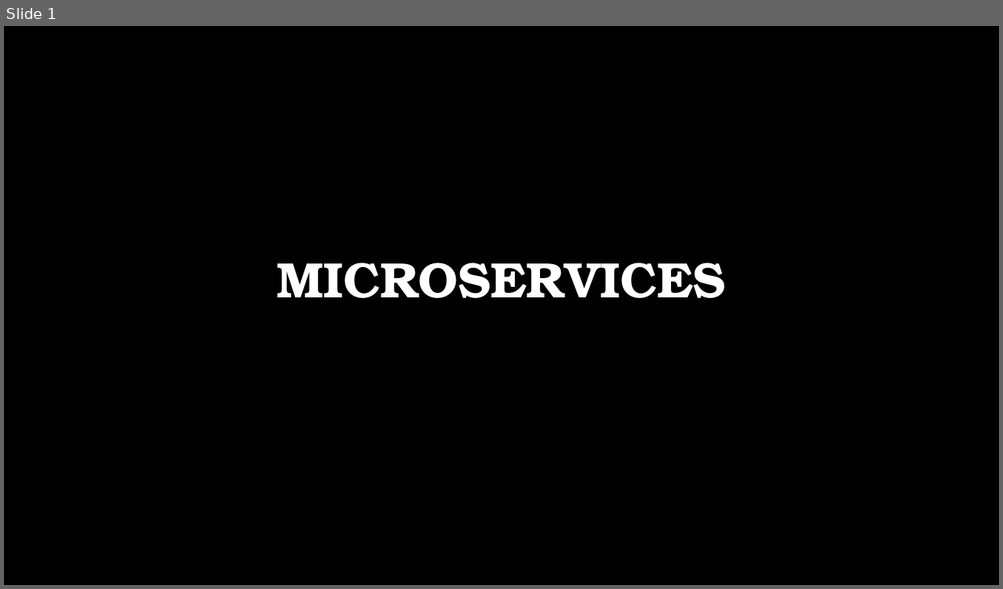
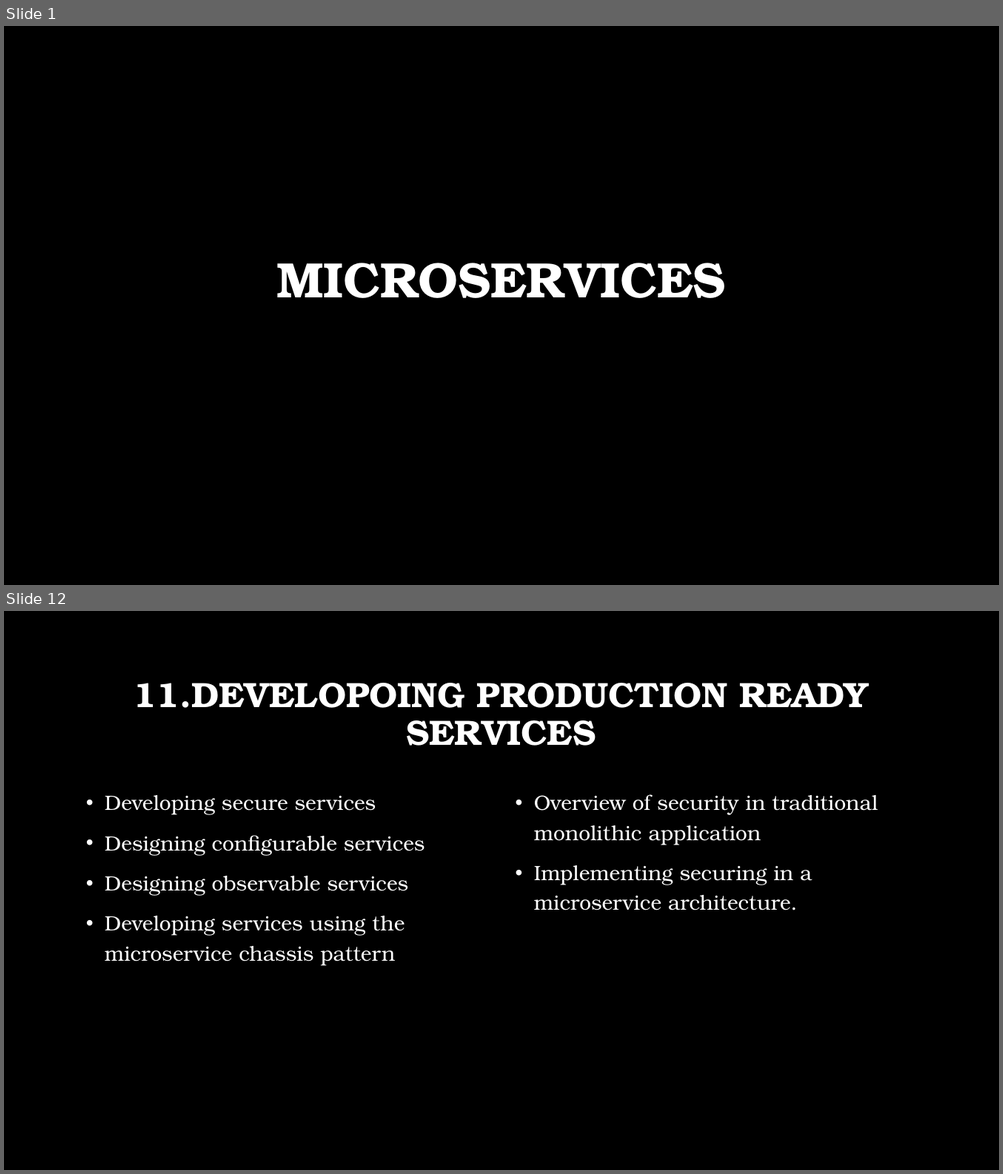
Before and after one commit to BharadwajMamidisetti/m5s8, a slide deck: docs/presentations/Microservices.pptx. Shown one above the other, each under a label of ours: slide 1 before the commit, slides 1 and 12 after it; the slides between them are not shown. The pictures are 1003x589 and 1003x1174 pixels, drawn with LibreOffice and Linux fonts; fonts in the diff are those of the drawing; background and template pictures are left out. Boxes give left, top, right and bottom in pixels: in the first picture for what was removed or moved away, otherwise in the second. Text is boxed around its words. In the diff, an @@ line names an element or a change of style, - is before the commit and + after.

```diff
--- a/docs/presentations/Microservices.pptx
+++ b/docs/presentations/Microservices.pptx
@@ slide 12 added at <box>4,611,999,1170</box>, background picture (left out) @@
@@ title added at <box>133,683,868,746</box>, 34 pt, text #FFFFFF, bold @@
+11.DEVELOPOING PRODUCTION READY SERVICES
@@ text added at <box>105,795,425,965</box>, 20 pt, text #FFFFFF @@
+• Developing secure services
+• Designing configurable services
+• Designing observable services
+• Developing services using the microservice chassis pattern
@@ text added at <box>534,795,877,911</box>, 20 pt, text #FFFFFF @@
+• Overview of security in traditional monolithic application
+• Implementing securing in a microservice architecture.
```
Also in this commit, not shown: 5 slides changed, 11 other slides added.
